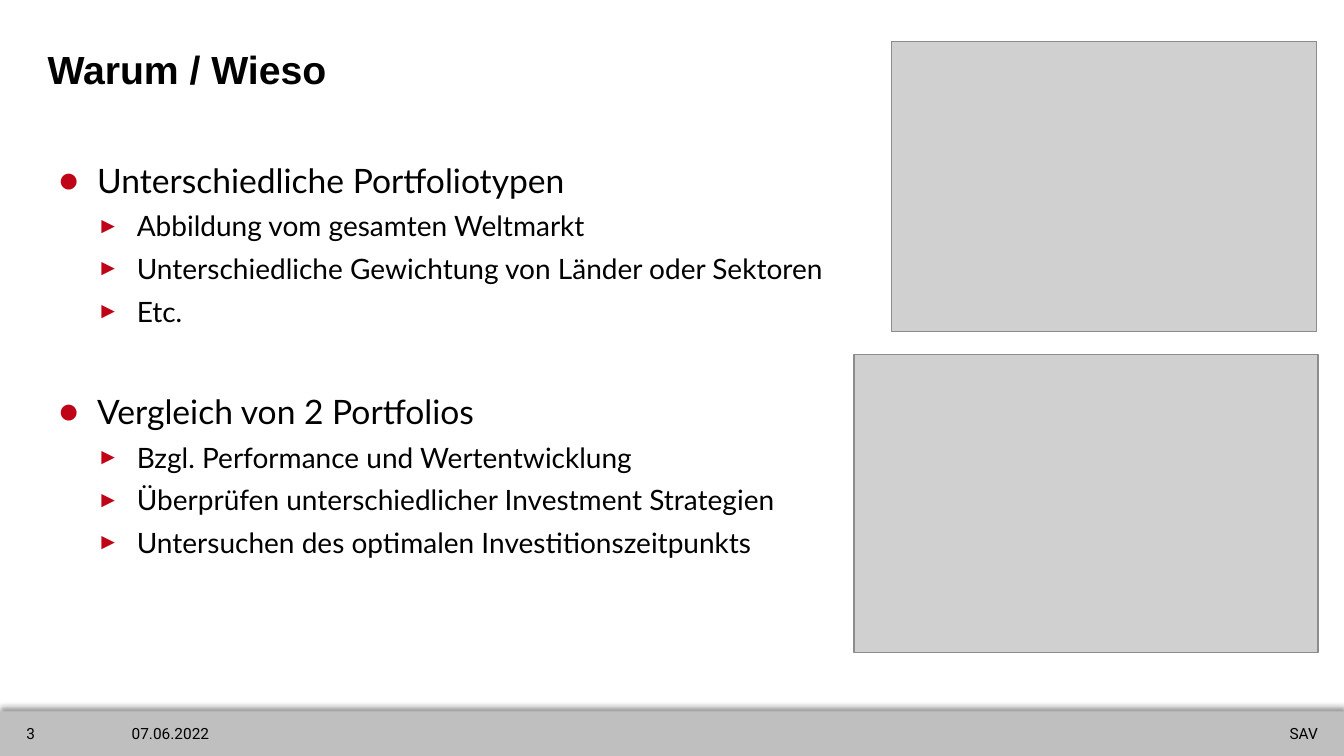
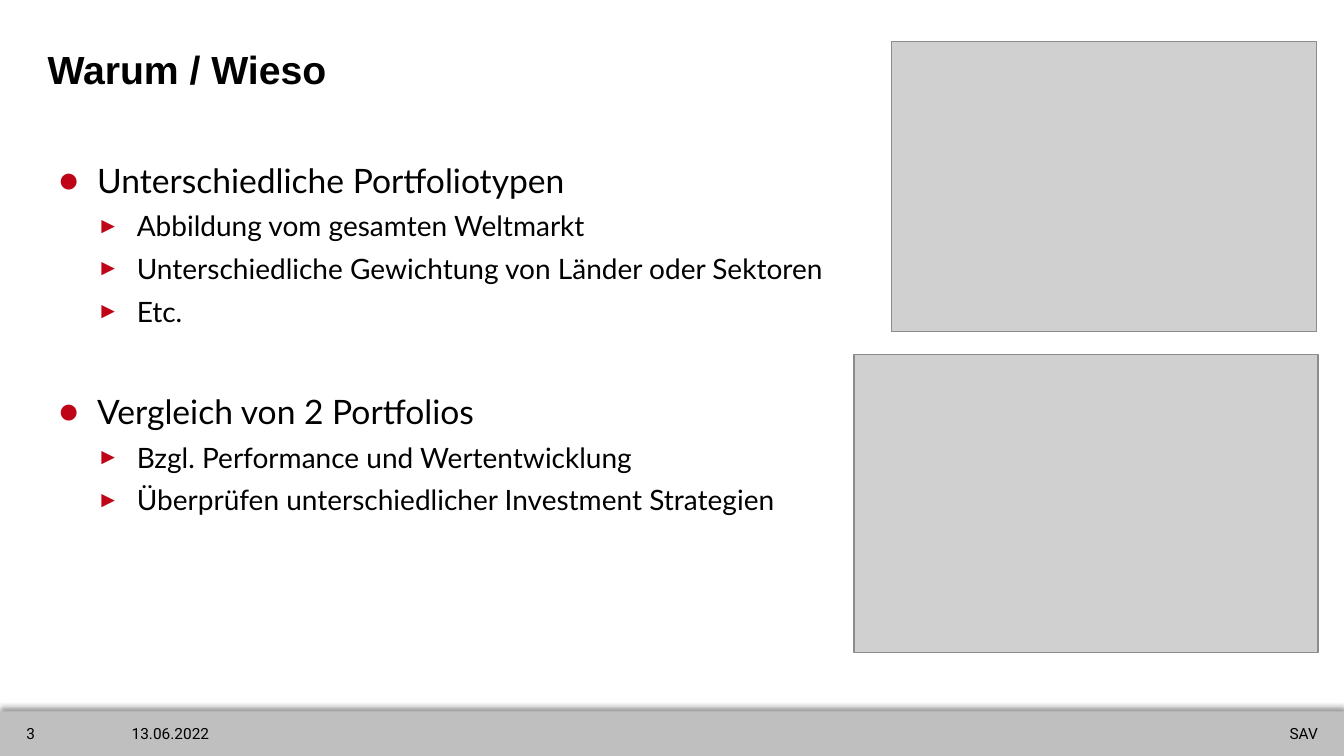
Before and after one commit to LeFunky-dev/SAV_Projekt, a slide deck: slide 3 of Portfolio_vergleich.pptx. Drawn at 1344x756 pixels with LibreOffice and Linux fonts; fonts in the diff are those of the drawing; grey boxes stand for pictures. Boxes give left, top, right and bottom in pixels: in the first picture for what was removed or moved away, otherwise in the second. Text is boxed around its words. In the diff, an @@ line names an element or a change of style, - is before the commit and + after.

```diff
--- a/Portfolio_vergleich.pptx
+++ b/Portfolio_vergleich.pptx
@@ text at box(137, 532, 751, 558): paragraph removed @@
-  ► Untersuchen des optimalen Investitionszeitpunkts
@@ text at box(132, 728, 209, 739): text changed @@
-07.06.2022
+13.06.2022
```
Also in this commit, not shown: 11 other slides changed.
